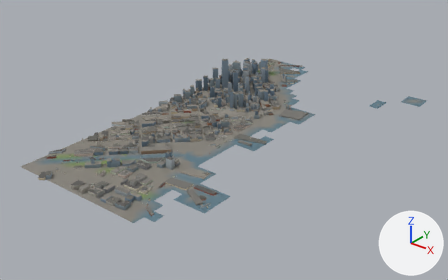
The glTF model public/tiles/sf/f3_2.glb as it was, and as the next commit left it.
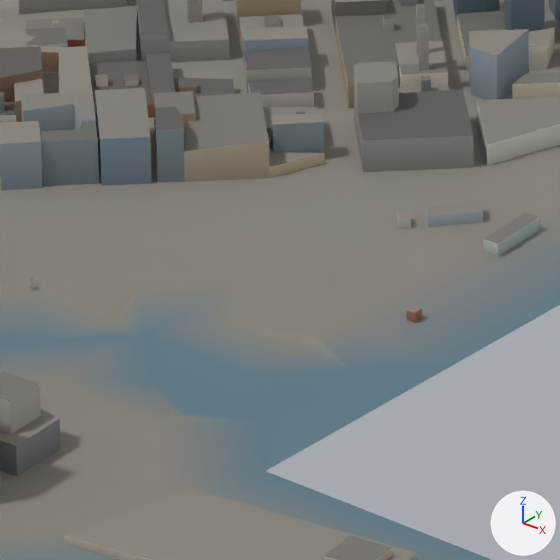
There are two pictures of each version: one whole from a 50 mm lens placed at (3529.0, -5417.0, 2374.0), pointed at (376.0, -1476.0, -69.0), one close up on the part from 39% to 50% of the width and 45% to 62% of the height. The axes (+X, +Y, +Z) are drawn at lower right. The lights are the same throughout. The last two pictures show the newer version. Where no turn or scale is listed for an object, it has been applied to the vertices. Vertices at exactly the same position are counted once.

The scene before the commit, as lines of its bpy script (objects in view):
```python
me_far = bpy.data.meshes.new('far')
me_far.from_pydata(...)  # 10146 vertices, 13286 faces; spans x -1814.0..250.0, y -1790.0..1772.0, z -3.0..331.0
me_far.materials.append(mat_far)
ob_far = bpy.data.objects.new('far', me_far)
ob_far.location = (1250.0, -1250.0, 0.0)
```
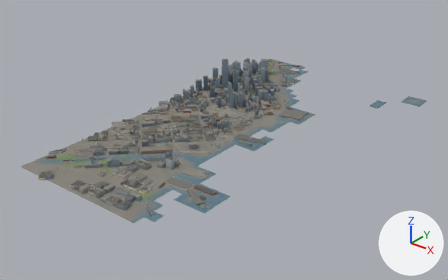
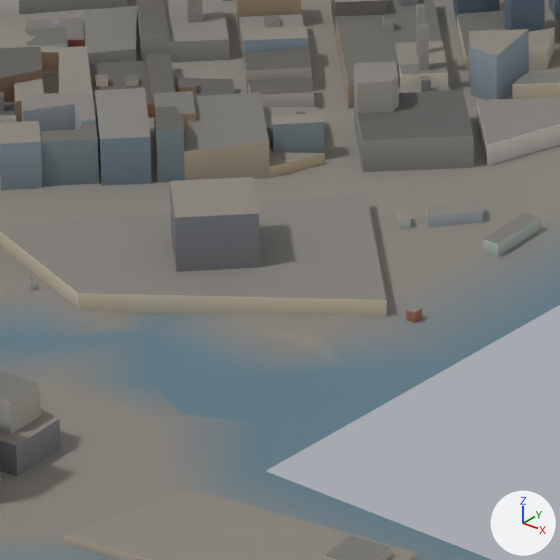
Boxes [x1, y1, x2, y2] around the edits, measured in the close-ups (560 x 560 px):
```json
{"part": 1, "of": "me_far", "change": "added", "after": [0, 177, 387, 316]}
```

Scene script edits in JSON lines:
```json
{"block": "me_far", "where": "# used by ob_far; location = (1250.0, -1250.0, 0.0)"}
{"op": "remove", "block": "me_far", "code": "me_far.from_pydata(...)  # 10146 vertices, 13286 faces; spans x -1814.0..250.0, y -1790.0..1772.0, z -3.0..331.0"}
{"op": "add", "block": "me_far", "code": "me_far.from_pydata(...)  # 10162 vertices, 13306 faces; spans x -1814.0..250.0, y -1790.0..1772.0, z -3.0..331.0"}
{"block": "me_far", "change": "me_far part 1"}
{"block": "me_far", "change": "16 vertices are added at x -1027.0..-731.0, y -753.0..-501.0, z 0.0..59.0"}
{"block": "me_far", "change": "20 new faces join them"}
{"block": "me_far", "change": "other edits to the shape of me_far do not show in these pictures"}
```
